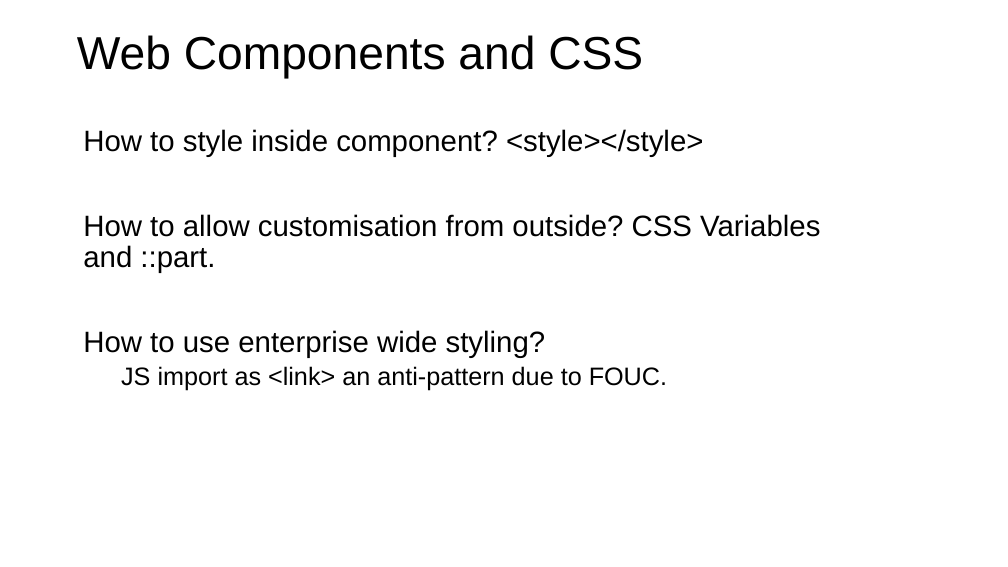
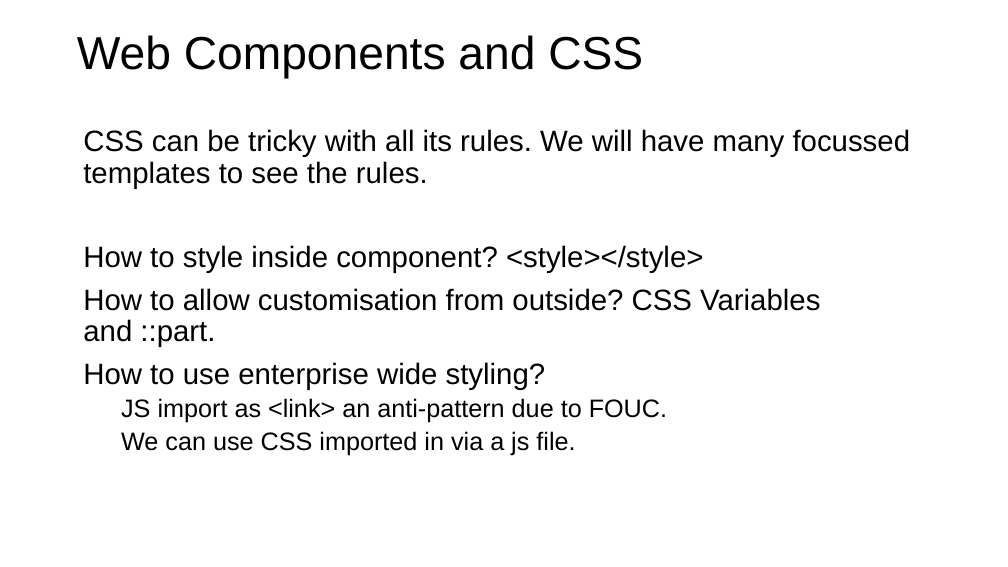
Before and after one commit to Python-Test-Engineer/web-components-v1, a slide deck: slide 1 of SLIDES/04-css.pptx. Drawn at 1008x567 pixels with LibreOffice and Linux fonts; fonts in the diff are those of the drawing. Boxes give left, top, right and bottom in pixels: in the first picture for what was removed or moved away, otherwise in the second. Text is boxed around its words. In the diff, an @@ line names an element or a change of style, - is before the commit and + after.

```diff
--- a/SLIDES/04-css.pptx
+++ b/SLIDES/04-css.pptx
@@ text at bbox=[83, 129, 911, 189]: paragraph added @@
+CSS can be tricky with all its rules. We will have many focussed templates to see the rules.
@@ text at bbox=[121, 431, 575, 455]: paragraph added @@
+  We can use CSS imported in via a js file.
```
Also in this commit, not shown: 7 other files.
